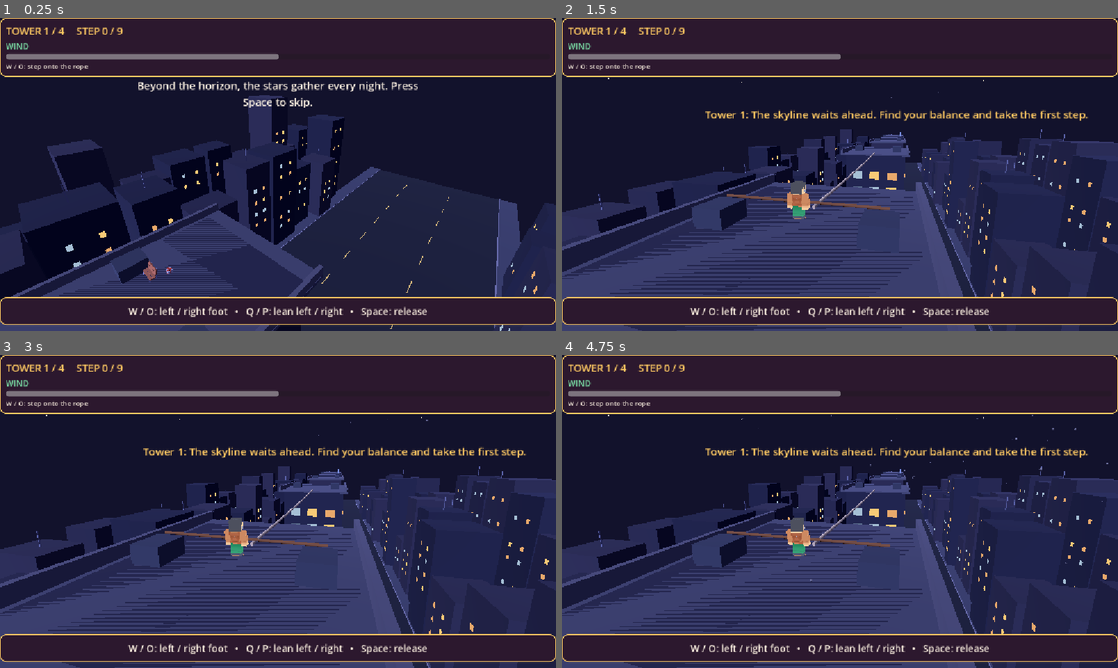
Above: before the commit, frames 1-4 (two rows, left to right).
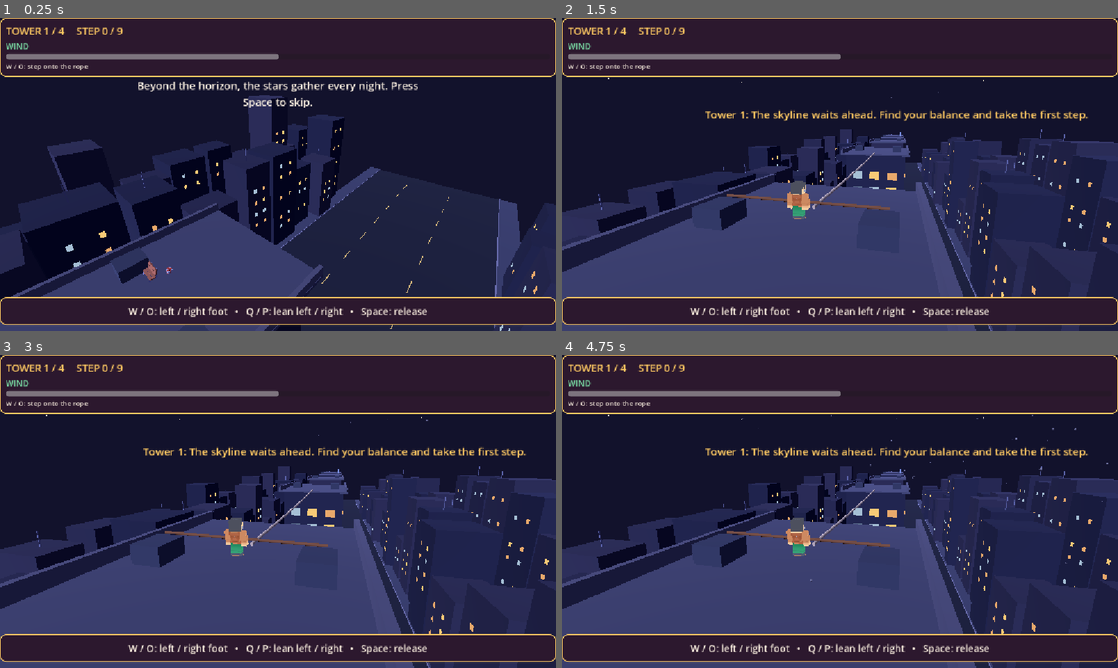
Above: after the commit, the same moments.

Repository: Ady-computerscience/tightrope_walker_alpha
Game: Godot game, scene res://scenes/main.tscn
Same seed, same stepped clock (60 frames per second), same inputs: the game is played once before the commit and once after it.
Inputs:
- Up to frame 1 (0.25 s): no input
- Up to frame 2 (1.5 s): tap Space (release) at 0.5, 0.6 s; hold P (lean_right) 0.53-1.28 s; hold Q (lean_left) from 1.28 s (still down); tap E at 1.35 s
- Up to frame 3 (3 s): release Q (lean_left) at 2.03 s; hold P (lean_right) from 2.03 s (still down); tap Space (release) at 2.1 s; tap R (restart_run) at 2.75 s; tap E at 2.85 s
- Up to frame 4 (4.75 s): tap R (restart_run) at 3.5, 4.25 s; release P (lean_right) at 3.53 s; hold Q (lean_left) from 3.53 s (still down); tap Space (release) at 3.6 s; tap E at 4.35 s

The runs differ from the first frame. In frame 1, 3.5% of the frame differs, in the area x 10-55%, y 64-90%; in frame 2, 5.9%; in frame 3, 5.9%; in frame 4, 5.9%, in the area x 0-65%, y 38-100%.

Commit message:
Fix tower flickering bug
The bug was caused by the facade and roof slab ending at the same
height. To dix, lower the facade top into the roof slab.

Diff:
--- a/scripts/game.gd
+++ b/scripts/game.gd
@@ -581,7 +581,8 @@
 	var facade_colors := [Color("303149"), Color("292d46"), Color("36364d"), Color("252942"), Color("303149")]
 	var glass_colors := [Color("a5bfd5"), Color("f7ca76"), Color("e8a96b"), Color("596c8c")]
 	var roof_y := FEET_Y - 0.5
-	var height := roof_y + 12.0
+	var roof_thickness := 0.4
+	var facade_height := roof_y + 12.0 - roof_thickness * 0.5
 	for number in range(1, Rules.TOWER_COUNT + 2):
 		var tower := Node3D.new()
 		tower.name = "Skyscraper %d" % number
@@ -589,8 +590,9 @@
 		towers.add_child(tower)
 		var facade: Color = facade_colors[number - 1]
 		var trim := facade.lightened(0.25)
-		_city_box(tower, Vector3(0.0, -12.0 + height * 0.5, 0.0), Vector3(17.0, height, 20.0), facade)
-		var roof := _city_box(tower, Vector3(0.0, roof_y - 0.2, 0.0), Vector3(19.0, 0.4, 24.0), Color("55586c"))
+		var body := _city_box(tower, Vector3(0.0, -12.0 + facade_height * 0.5, 0.0), Vector3(17.0, facade_height, 20.0), facade)
+		body.name = "Facade"
+		var roof := _city_box(tower, Vector3(0.0, roof_y - roof_thickness * 0.5, 0.0), Vector3(19.0, roof_thickness, 24.0), Color("55586c"))
 		roof.name = "Walkable Roof"
 		for side in [-1.0, 1.0]:
 			_city_box(tower, Vector3(side * 9.2, roof_y + 0.45, 0.0), Vector3(0.5, 1.3, 24.0), trim)
--- a/tests/test_scene.gd
+++ b/tests/test_scene.gd
@@ -298,8 +298,19 @@
 		quit(1)
 		return true
 	for tower in towers.get_children():
-		if tower.get_node_or_null("Walkable Roof") == null or tower.get_child_count() < 100:
+		var facade_body := tower.get_node_or_null("Facade") as MeshInstance3D
+		var roof := tower.get_node_or_null("Walkable Roof") as MeshInstance3D
+		if facade_body == null or roof == null or tower.get_child_count() < 100:
 			printerr("FAIL: skyscraper roof or facade detail is missing")
+			quit(1)
+			return true
+		var facade_mesh := facade_body.mesh as BoxMesh
+		var roof_mesh := roof.mesh as BoxMesh
+		var facade_top := facade_body.position.y + facade_mesh.size.y * 0.5
+		var roof_top := roof.position.y + roof_mesh.size.y * 0.5
+		var roof_bottom := roof.position.y - roof_mesh.size.y * 0.5
+		if facade_top >= roof_top - 0.1 or facade_top <= roof_bottom + 0.1:
+			printerr("FAIL: skyscraper facade top overlaps the visible roof top or leaves a gap")
 			quit(1)
 			return true
 	var cityscape := game.get_node_or_null("Cityscape")
